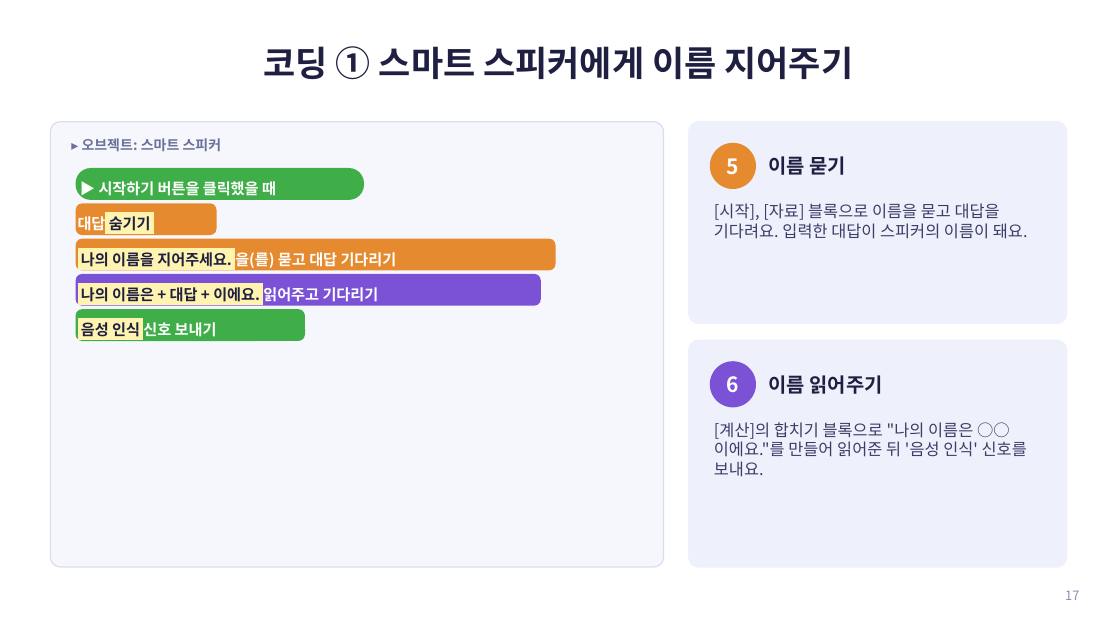
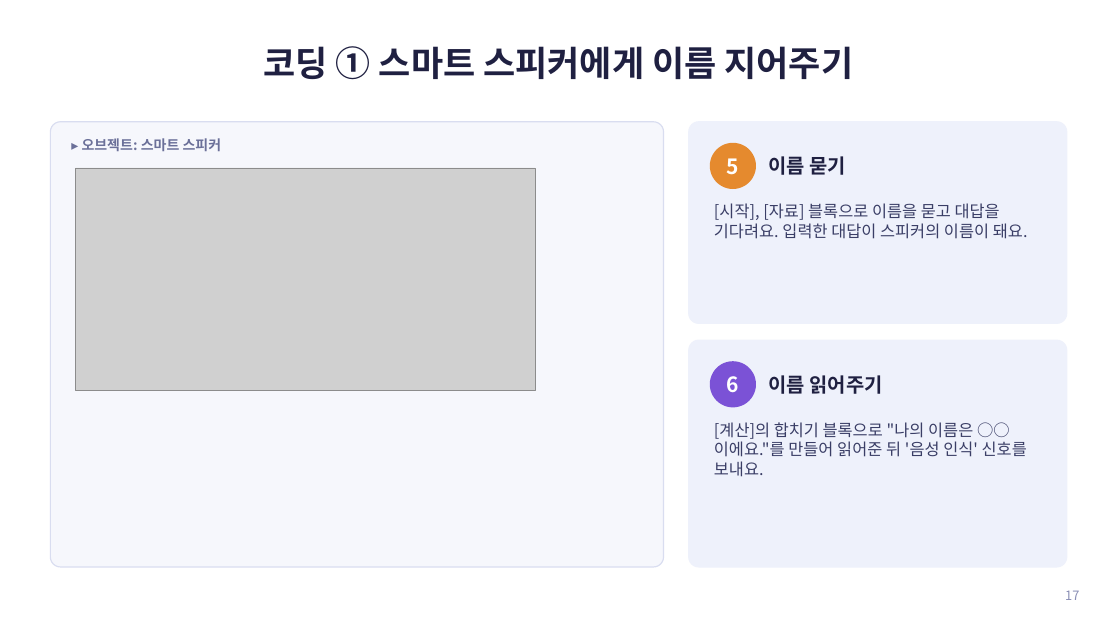
Before and after one commit to jisun294020-ops/school, a slide deck: slide 17 of entry-ai-audio/엔트리_AI_오디오감지_수업자료.pptx. Drawn at 1120x630 pixels with LibreOffice and Linux fonts; fonts in the diff are those of the drawing; grey boxes stand for pictures. Boxes give left, top, right and bottom in pixels: in the first picture for what was removed or moved away, otherwise in the second. Text is boxed around its words. In the diff, an @@ line names an element or a change of style, - is before the commit and + after.

```diff
--- a/entry-ai-audio/엔트리_AI_오디오감지_수업자료.pptx
+++ b/entry-ai-audio/엔트리_AI_오디오감지_수업자료.pptx
@@ rounded rectangle removed at (76,168,364,200) @@
-▶ 시작하기 버튼을 클릭했을 때
@@ picture added at (76,168,535,391) @@
@@ rounded rectangle removed at (76,203,217,235) @@
-대답 숨기기
@@ rounded rectangle removed at (76,239,555,271) @@
-나의 이름을 지어주세요. 을(를) 묻고 대답 기다리기
@@ rounded rectangle removed at (76,274,541,306) @@
-나의 이름은 + 대답 + 이에요. 읽어주고 기다리기
@@ rounded rectangle removed at (76,309,305,341) @@
-음성 인식 신호 보내기
```
Also in this commit, not shown: 10 other slides changed, 19 other files.
